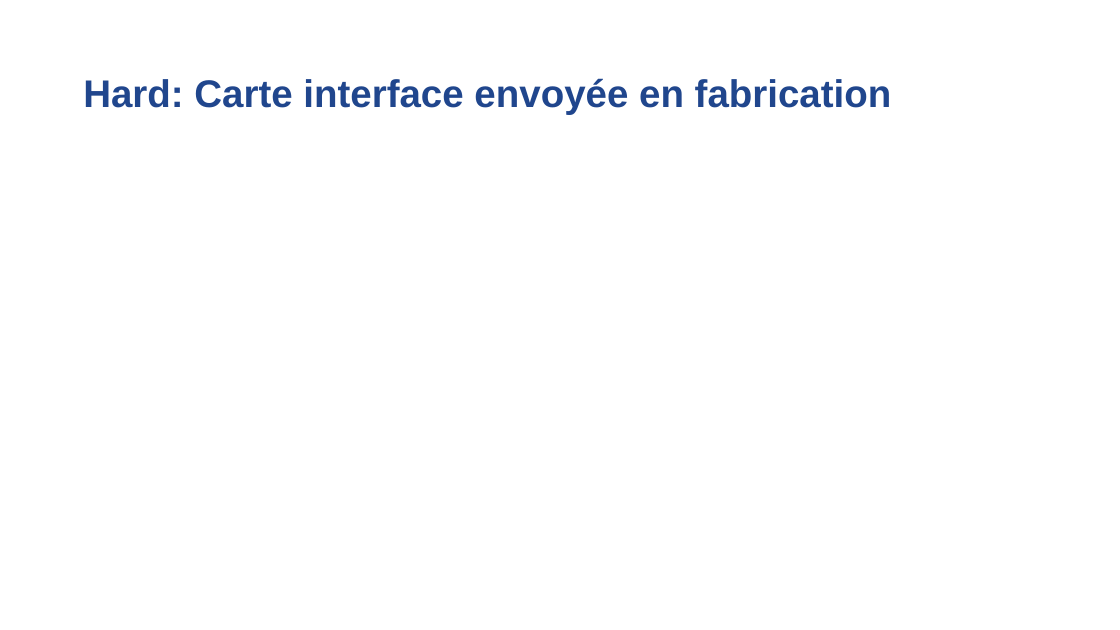
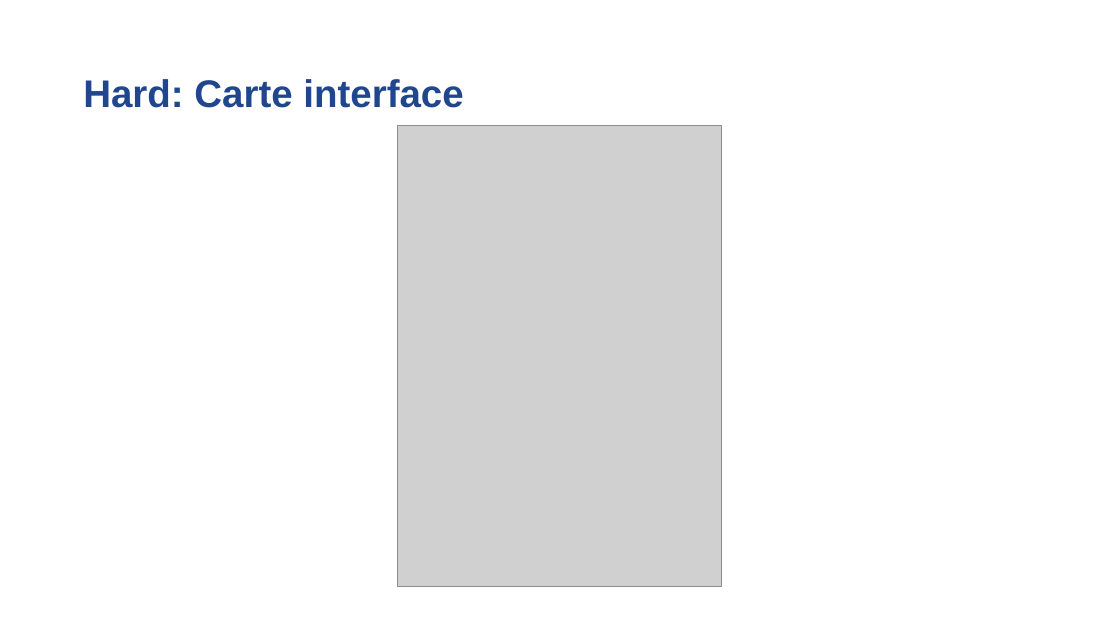
Before and after one commit to Laffargue-ElsysDesign/Robot_Surveillance_V3, a slide deck: slide 3 of GestionDeProjet/Reunions/Reunion_23_06_2022/Reunion_avancement23_06_22.pptx. Drawn at 1120x630 pixels with LibreOffice and Linux fonts; fonts in the diff are those of the drawing; grey boxes stand for pictures; background and template pictures are left out. Boxes give left, top, right and bottom in pixels: in the first picture for what was removed or moved away, otherwise in the second. Text is boxed around its words. In the diff, an @@ line names an element or a change of style, - is before the commit and + after.

```diff
--- a/GestionDeProjet/Reunions/Reunion_23_06_2022/Reunion_avancement23_06_22.pptx
+++ b/GestionDeProjet/Reunions/Reunion_23_06_2022/Reunion_avancement23_06_22.pptx
@@ title at (83, 79, 463, 108): text changed @@
-Hard: Carte interface envoyée en fabrication
+Hard: Carte interface
@@ picture added at (397, 126, 722, 587) @@
```
Also in this commit, not shown: 2 other slides changed, 2 slides added, 2 other files.
